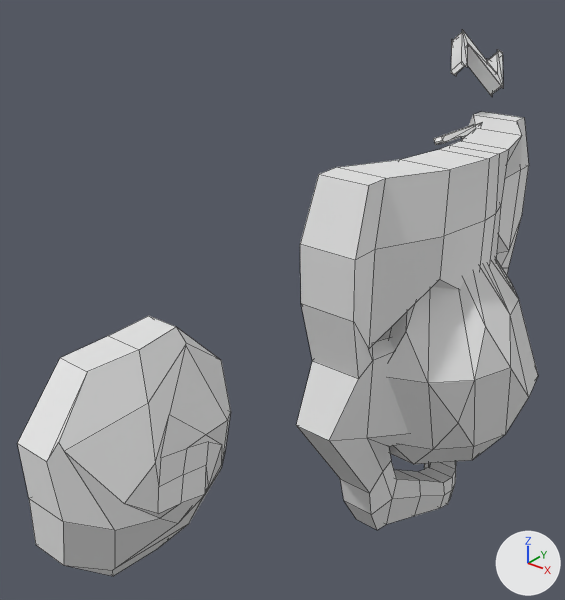
The OBJ model Assets/Models/twist_mask.obj, before and after one commit.
Both versions are drawn from a camera (50 mm lens) standing at (4.22, -7.97, 4.95) and looking at (-0.62, -1.92, 1.2). Lighting does not change. The marker at lower right points along +X, +Y and +Z. Mesh edges are drawn as thin lines. Where no turn or scale is listed for an object, it has been applied to the vertices.

The first picture shows 'Cylinder.001', 'Text', 'Text.001', 'mask', 'twisted_mask1'.
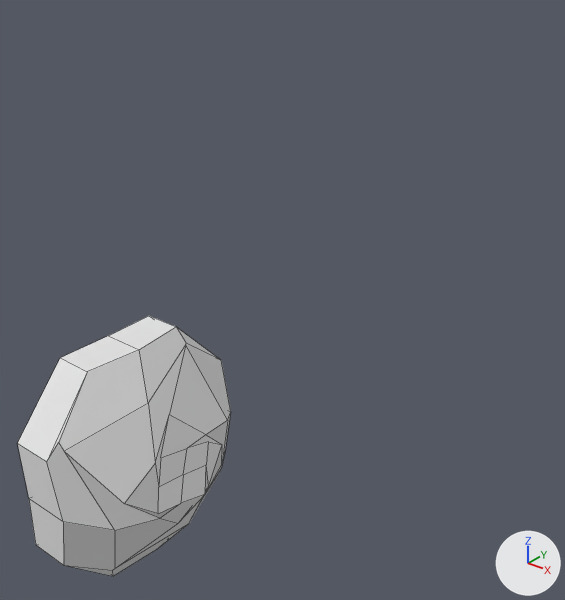
Commit message: correct mask obj model's content

Pixel boxes [x1, y1, x2, y2] of what changed, in the pictures (565 x 600 px):
'mask', deleted
    before: [296, 112, 529, 530]
'Cylinder.001', deleted
    before: [383, 259, 538, 464]
'Text.001', deleted
    before: [451, 30, 503, 96]
'Text', deleted
    before: [434, 123, 482, 145]

Diff of the bpy script that builds the scene:
```diff
--- a/Assets/Models/twist_mask.obj.py
+++ b/Assets/Models/twist_mask.obj.py
@@ ob_cylinder_001 @@
-ob_cylinder_001 = bpy.data.objects.new('Cylinder.001', me_cylinder_001)
-ob_cylinder_001.location = (0.0, 0.0, 0.0)
@@ ob_mask @@
-ob_mask = bpy.data.objects.new('mask', me_mask)
-ob_mask.location = (0.0, 0.0, 0.0)
@@ ob_text @@
-ob_text = bpy.data.objects.new('Text', me_text)
-ob_text.location = (0.0, 0.0, 0.0)
@@ ob_text_001 @@
-ob_text_001 = bpy.data.objects.new('Text.001', me_text_001)
-ob_text_001.location = (0.0, 0.0, 0.0)
```
